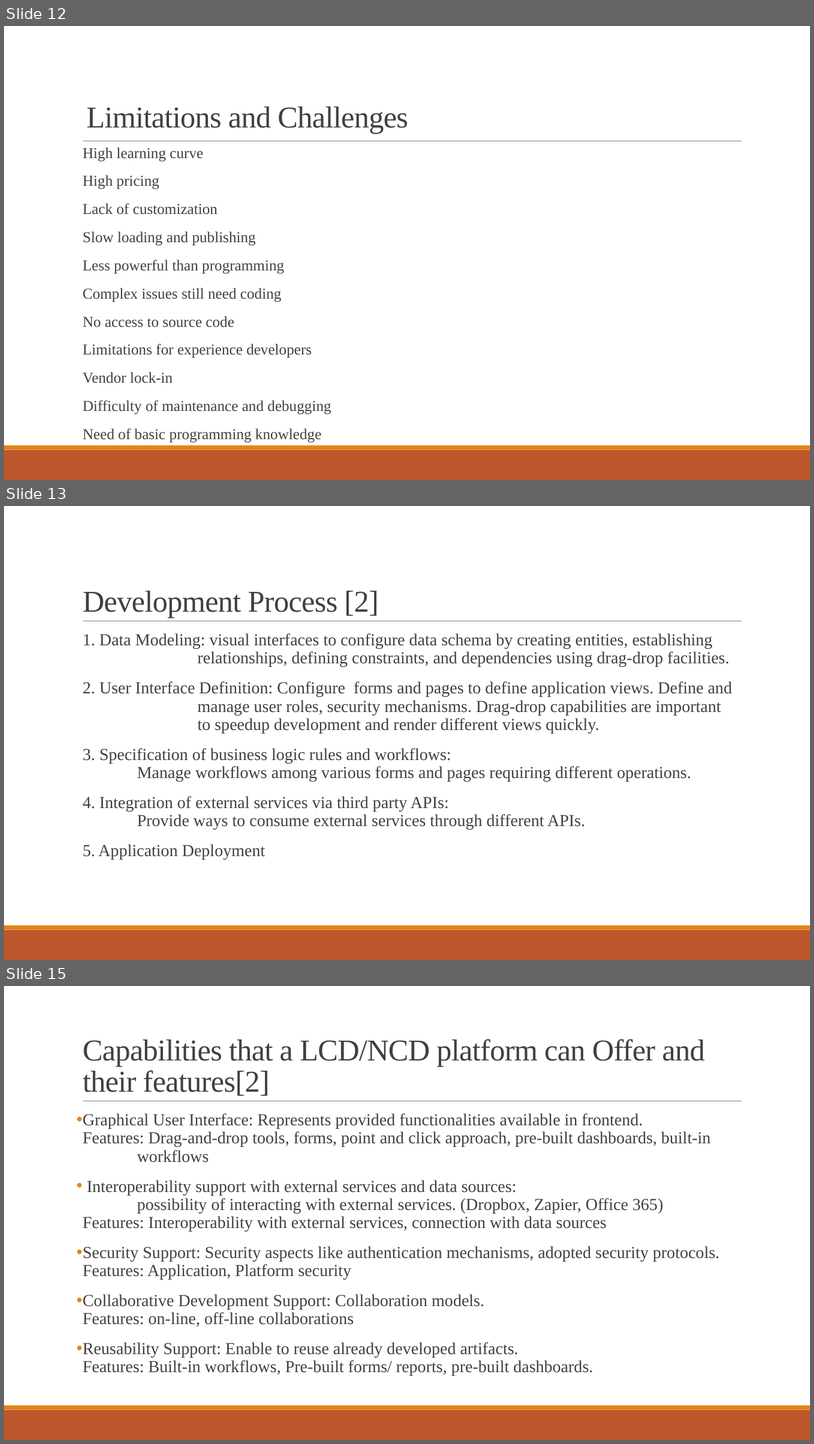
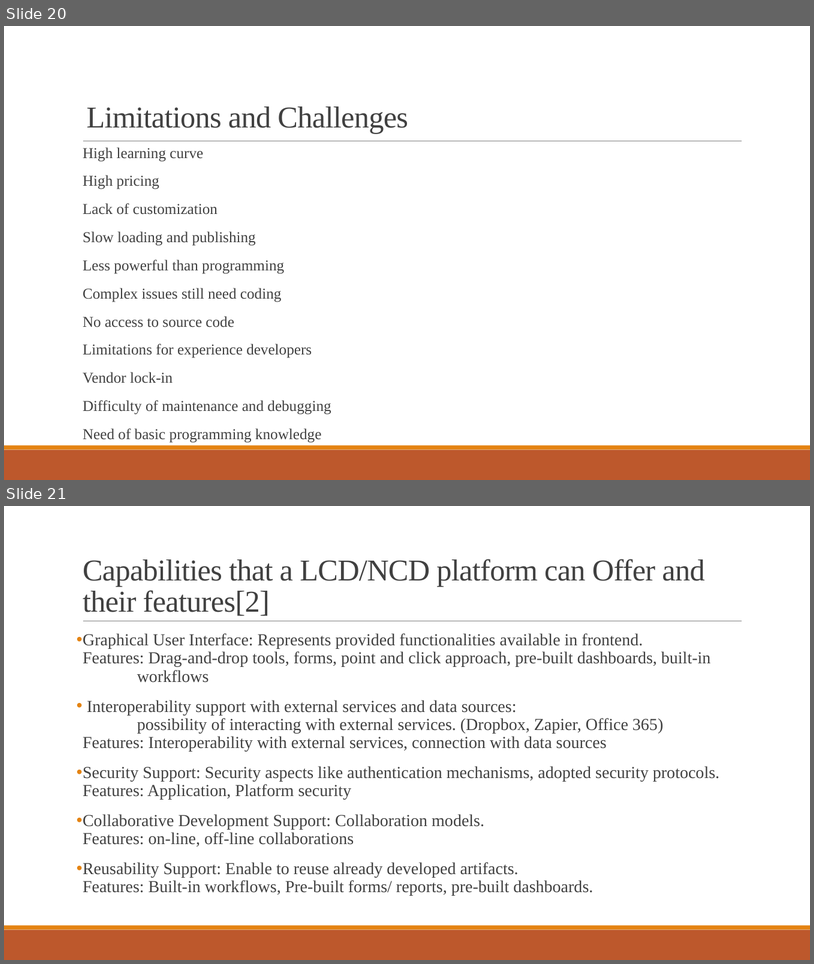
Before and after one commit to Ravishka123/Lectures_And_Talks, a slide deck: No-Code_Low-Code Development/No-Code_Low-Code Development.pptx. Shown one above the other, each under a label of ours: slides 12, 13 and 15 before the commit, slides 20 and 21 after it; the slides between them are not shown. The pictures are 814x1444 and 814x964 pixels, drawn with LibreOffice and Linux fonts; fonts in the diff are those of the drawing. Boxes give left, top, right and bottom in pixels: in the first picture for what was removed or moved away, otherwise in the second. Text is boxed around its words. In the diff, an @@ line names an element or a change of style, - is before the commit and + after.

```diff
--- a/No-Code_Low-Code Development/No-Code_Low-Code Development.pptx
+++ b/No-Code_Low-Code Development/No-Code_Low-Code Development.pptx
@@ slide 13 removed at [4,506,810,960], background #FFFFFF; not listed: 3 template elements that a slide beside it also shows @@
@@ title removed at [83,591,378,618] @@
-Development Process [2]
@@ text removed at [83,633,732,859] @@
-  1. Data Modeling: visual interfaces to configure data schema by creating entities, establishing
-  relationships, defining constraints, and dependencies using drag-drop facilities.
-  2. User Interface Definition: Configure forms and pages to define application views. Define and
-  manage user roles, security mechanisms. Drag-drop capabilities are important
-  to speedup development and render different views quickly.
-  3. Specification of business logic rules and workflows:
-  Manage workflows among various forms and pages requiring different operations.
-  4. Integration of external services via third party APIs:
-  Provide ways to consume external services through different APIs.
-  5. Application Deployment
@@ what was slide 12 is now slide 20 @@
@@ what was slide 15 is now slide 21 @@
```
Also in this commit, not shown: 5 slides changed, 13 slides added, 6 other slides removed, 1 other file.
